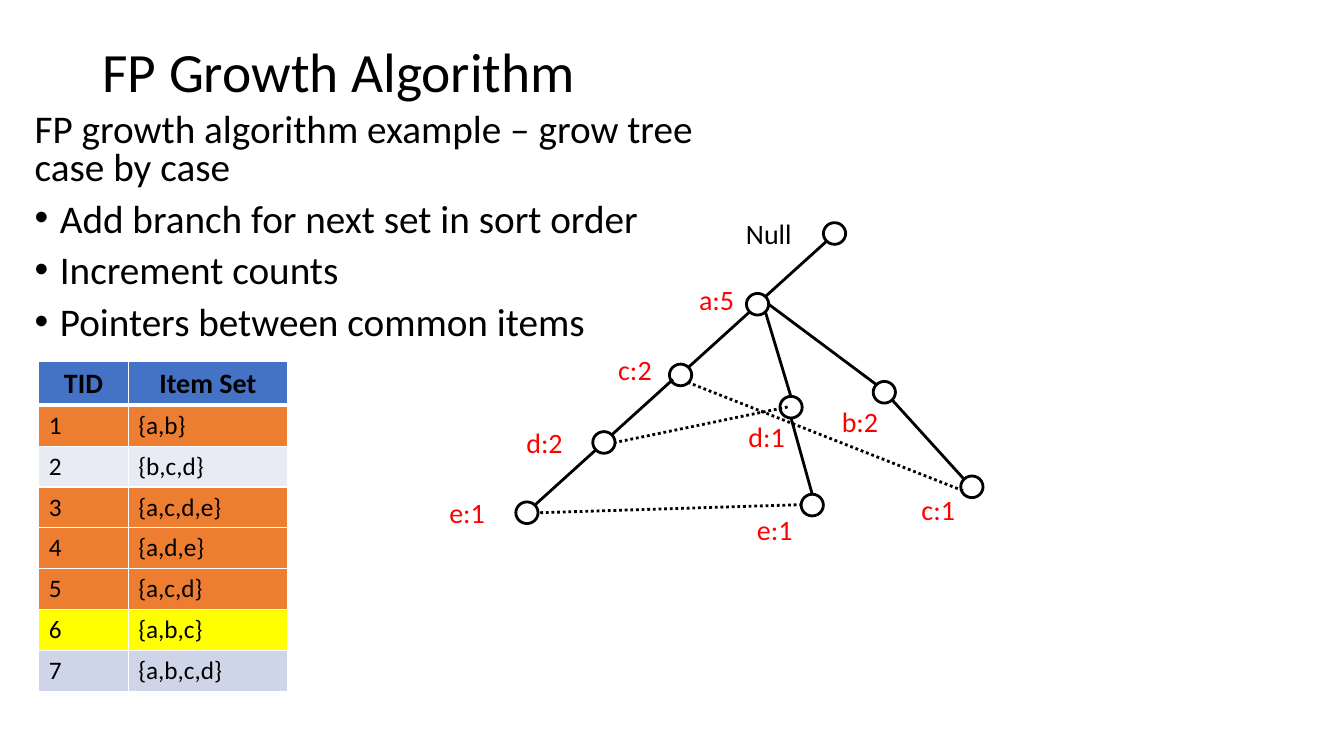
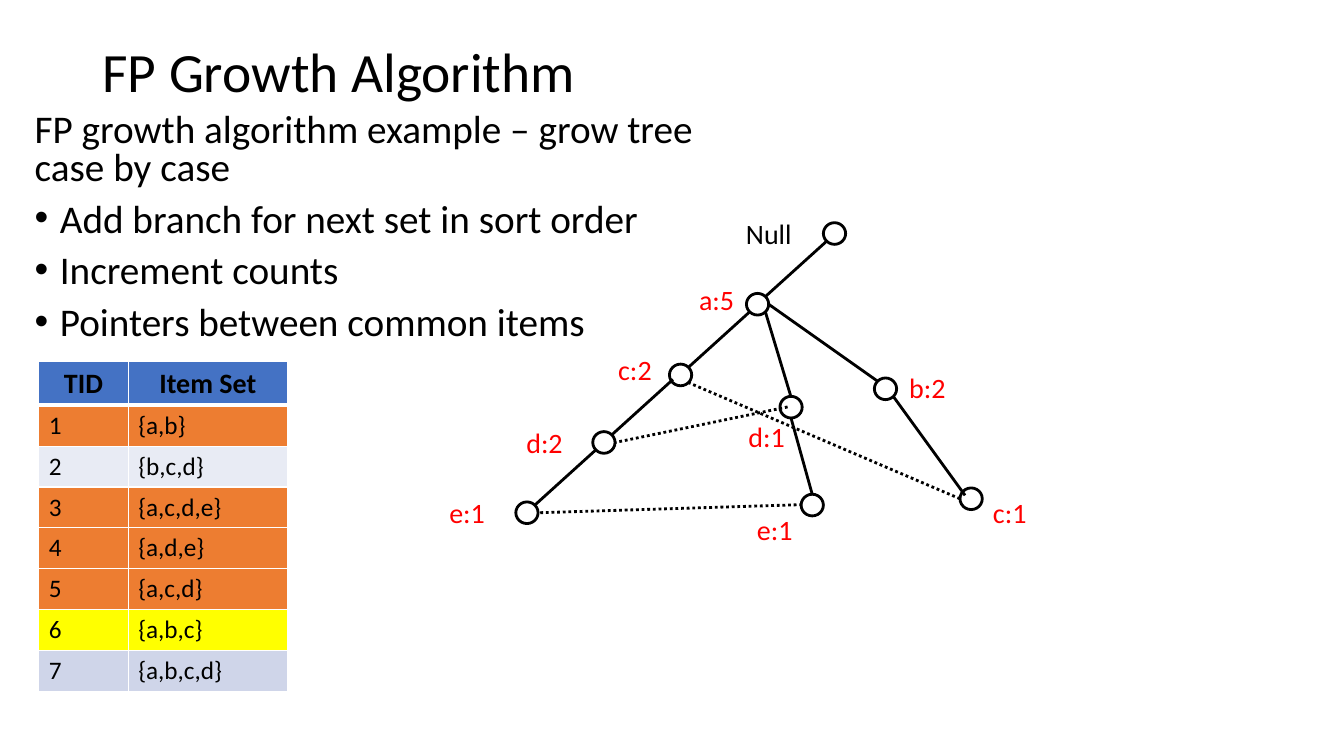
Before and after one commit to StephenElston/CSCI-E-108, a slide deck: slide 46 of slides/13_AssociationsFrequentItems.pptx. Drawn at 1344x756 pixels with LibreOffice and Linux fonts; fonts in the diff are those of the drawing. Boxes give left, top, right and bottom in pixels: in the first picture for what was removed or moved away, otherwise in the second. Text is boxed around its words. In the diff, an @@ line names an element or a change of style, - is before the commit and + after.

```diff
--- a/slides/13_AssociationsFrequentItems.pptx
+++ b/slides/13_AssociationsFrequentItems.pptx
@@ line moved from (769, 304) - (876, 385) to (769, 304) - (878, 381) @@
@@ line moved from (963, 491) - (689, 383) to (960, 499) - (689, 383) @@
@@ text "b:2" moved from (x1=842, y1=412, x2=878, y2=432) to (x1=909, y1=378, x2=945, y2=399) @@
@@ line moved from (892, 400) - (964, 479) to (893, 396) - (965, 495) @@
@@ ellipse moved from (x1=961, y1=476, x2=983, y2=498) to (x1=960, y1=488, x2=982, y2=510) @@
@@ text "c:1" moved from (x1=921, y1=502, x2=955, y2=520) to (x1=993, y1=505, x2=1027, y2=524) @@
```
Also in this commit, not shown: 7 other slides changed.
